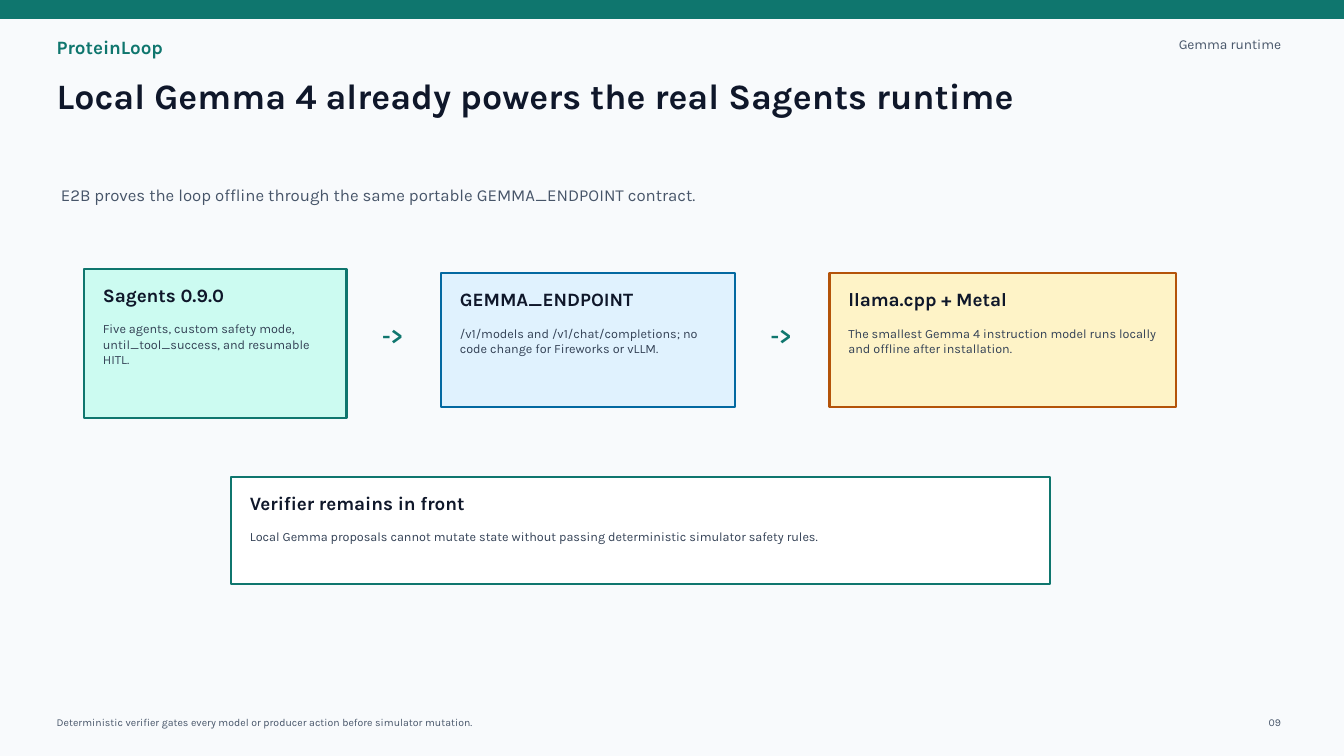
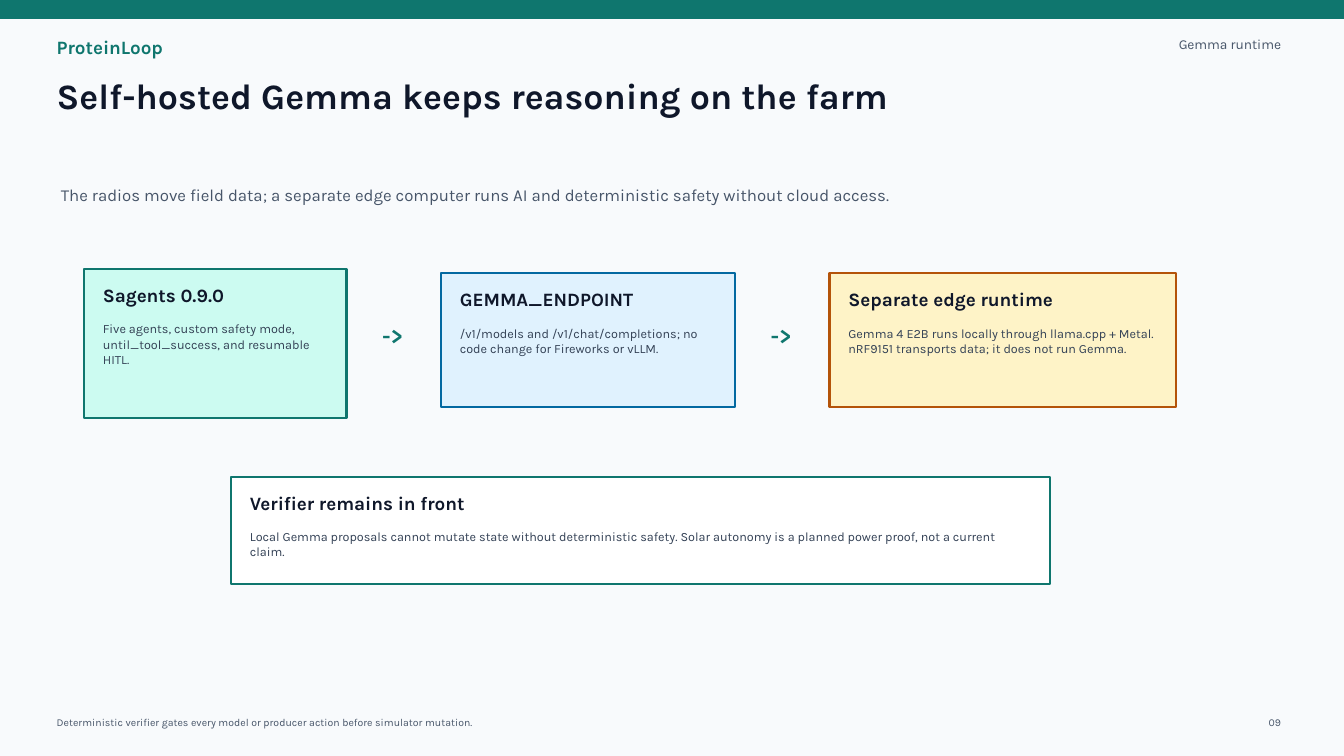
Before and after one commit to Anarpego/ProteinLoop, a slide deck: slide 9 of submission/proteinloop-hackathon-deck.pptx. Drawn at 1344x756 pixels with LibreOffice and Linux fonts; fonts in the diff are those of the drawing. Boxes give left, top, right and bottom in pixels: in the first picture for what was removed or moved away, otherwise in the second. Text is boxed around its words. In the diff, an @@ line names an element or a change of style, - is before the commit and + after.

Commit message:
feat: explain off-grid field continuity

```diff
--- a/submission/proteinloop-hackathon-deck.pptx
+++ b/submission/proteinloop-hackathon-deck.pptx
@@ text at (57, 83, 888, 118): text changed @@
-Local Gemma 4 already powers the real Sagents runtime
+Self-hosted Gemma keeps reasoning on the farm
@@ text at (61, 189, 889, 205): text changed @@
-E2B proves the loop offline through the same portable GEMMA_ENDPOINT contract.
+The radios move field data; a separate edge computer runs AI and deterministic safety without cloud access.
@@ text at (848, 292, 1053, 311): text changed @@
-llama.cpp + Metal
+Separate edge runtime
@@ text at (848, 329, 1154, 356): text changed @@
-The smallest Gemma 4 instruction model runs locally and offline after installation.
+Gemma 4 E2B runs locally through llama.cpp + Metal. nRF9151 transports data; it does not run Gemma.
@@ text at (250, 532, 995, 556): text changed @@
-Local Gemma proposals cannot mutate state without passing deterministic simulator safety rules.
+Local Gemma proposals cannot mutate state without deterministic safety. Solar autonomy is a planned power proof, not a current claim.
```
Also in this commit, not shown: 2 other slides changed, 1 slide added, 1 slide removed, 24 other files.
